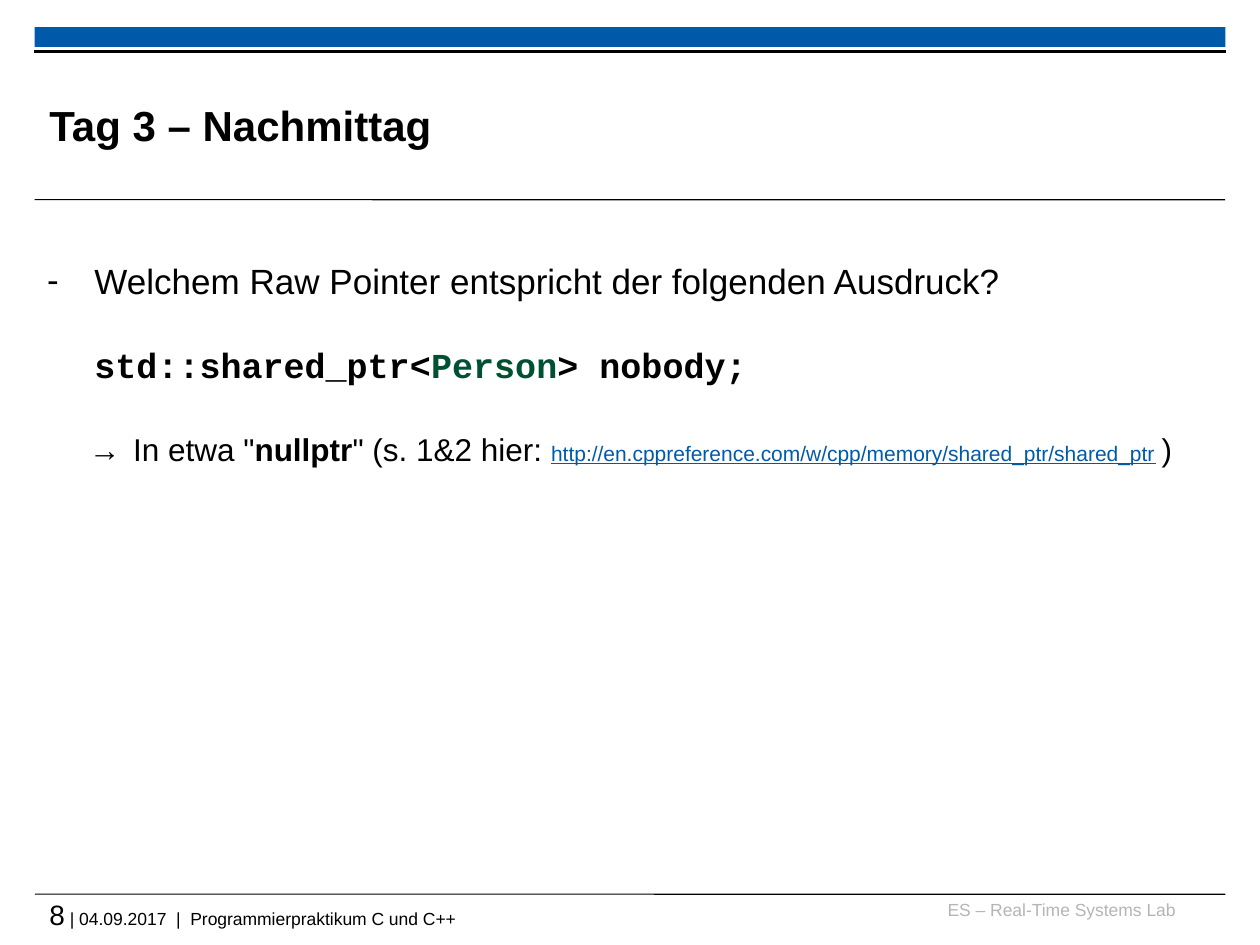
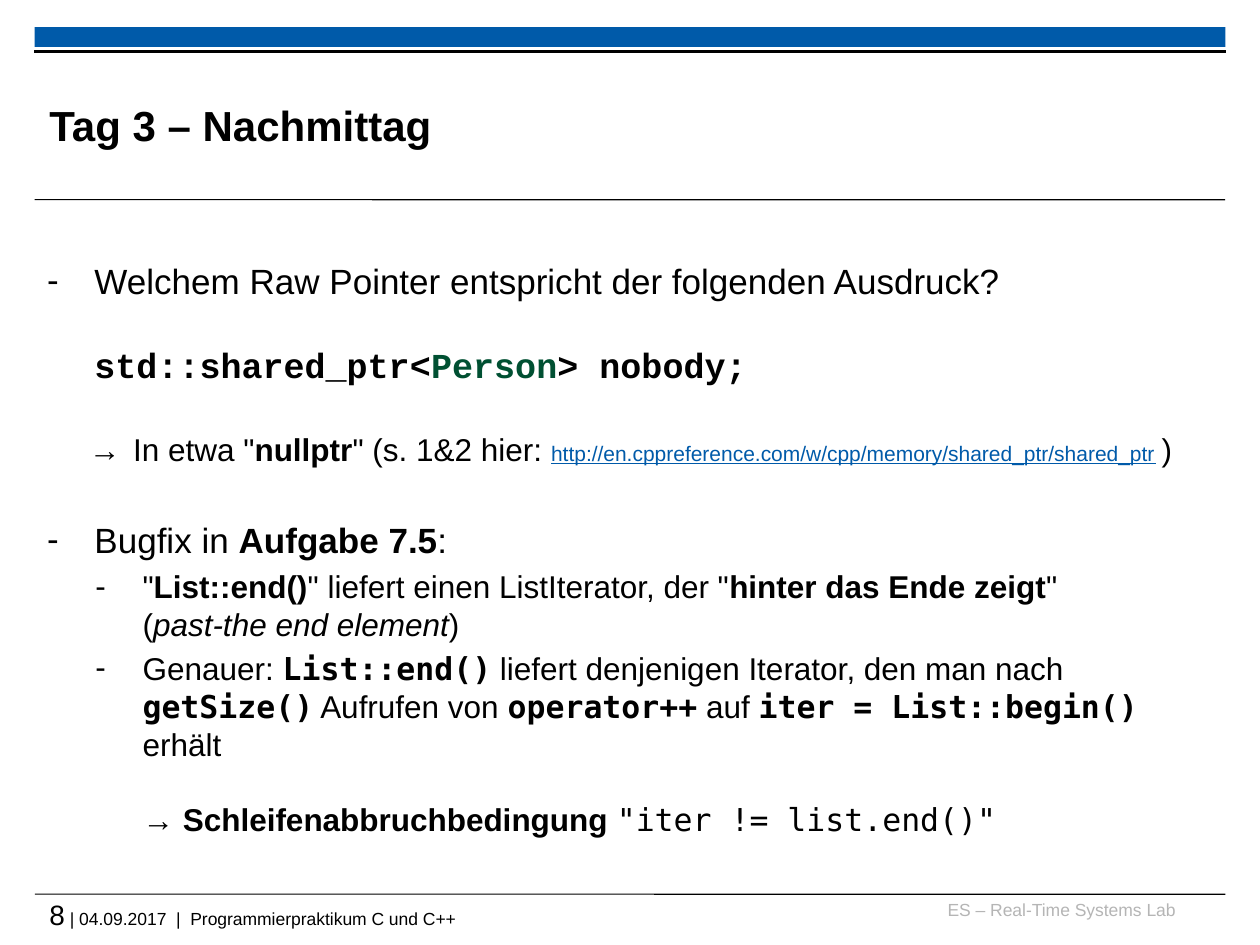
Before and after one commit to h82k/tud-cppp, a slide deck: slide 8 of 2017/recap_and_warmup_slides.pptx. Drawn at 1260x945 pixels with LibreOffice and Linux fonts; fonts in the diff are those of the drawing; background and template pictures are left out. Boxes give left, top, right and bottom in pixels: in the first picture for what was removed or moved away, otherwise in the second. Text is boxed around its words. In the diff, an @@ line names an element or a change of style, - is before the commit and + after.

Commit message:
Minor improvements + bugfix in explanation of List::end()

```diff
--- a/2017/recap_and_warmup_slides.pptx
+++ b/2017/recap_and_warmup_slides.pptx
@@ text at <box>94,527,1138,837</box>: paragraphs added @@
+– Bugfix in Aufgabe 7.5:
+  – "List::end()" liefert einen ListIterator, der "hinter das Ende zeigt"
+    (past-the end element)
+  – Genauer: List::end() liefert denjenigen Iterator, den man nach getSize() Aufrufen von operator++ auf iter = List::begin() erhält
+    → Schleifenabbruchbedingung "iter != list.end()"
```
Also in this commit, not shown: 2 other files.
